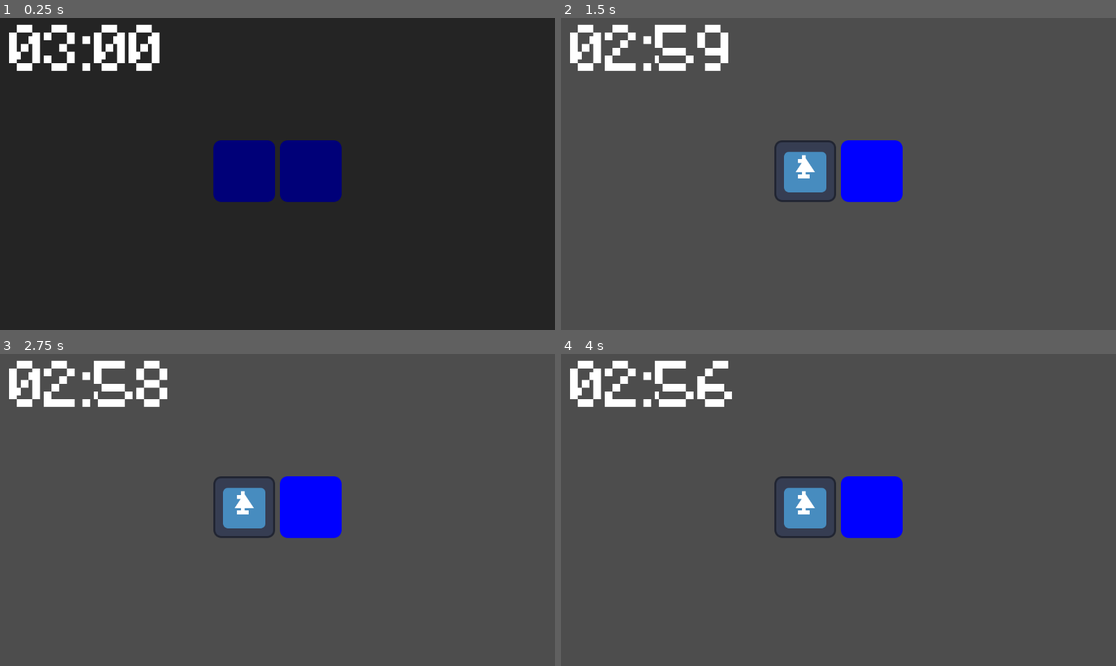
Above: before the commit, frames 1-4 (two rows, left to right).
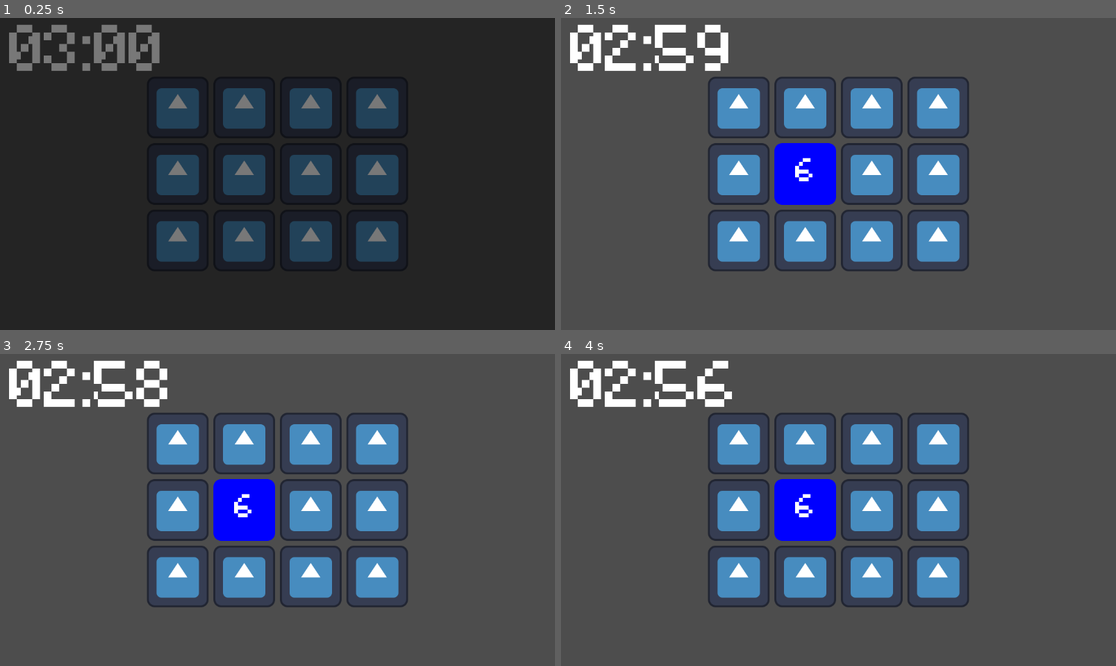
Above: after the commit, the same moments.

Repository: Estefano-Alfredo/Jogo-ASSARTE
Game: Godot game, scene res://Nos de Nivel/Nivel 2/nivel_2.tscn
Two runs of this game, one before a commit and one after it. Both use one fixed random seed, a clock stepped at 60 frames per second and the inputs below. This scene is started directly instead of the project's main scene. The engine's default icon, where the game draws it, is replaced by a stand-in: a white triangle on a blue panel in a dark square.
Inputs (mouse positions are in pixels of both pictures, inside the frame that each line leads up to):
- Up to frame 1 (0.25 s): no input
- Up to frame 2 (1.5 s): click (805, 170) at 0.52 s; click (805, 170) at 1.27 s
- Up to frame 3 (2.75 s): click (244, 506) at 2.02 s
- Up to frame 4 (4 s): tap Enter at 2.75 s; tap Space at 3.5 s

The runs differ from the first frame. In frame 1, 16% of the frame differs, in the area x 1-72%, y 2-79%; in frame 2, 17%, in the area x 26-74%, y 18-82%; in frame 3, 17%; in frame 4, 17%.

Commit message:
Cartas mais rapidas no nivel 2

Diff:
--- a/bio-geometria/bio-geometria/Nos de Nivel/Nivel 2/nivel_2.gd
+++ b/bio-geometria/bio-geometria/Nos de Nivel/Nivel 2/nivel_2.gd
@@ -32,8 +32,9 @@
 func _on_carta_teste() -> void:
 
 	var all_descendants = find_children("*", "Control", false, false)
-	await get_tree().create_timer(1.0).timeout
+
 	if Global.selecionado_1 != Global.selecionado_2:
+		await get_tree().create_timer(1.0).timeout
 		Global.erros_nivel_2 += 1
 		for node in all_descendants:
 			if node.correto == false:
@@ -45,6 +46,7 @@
 			if node.amostra:
 				node.correto = true
 		if acertos == count:
+			await get_tree().create_timer(1.0).timeout
 			anim.play("fade_in")
 			await anim.animation_finished
 			get_tree().change_scene_to_file("res://Nos de Nivel/Nivel 3/Nivel 3.tscn")
--- a/bio-geometria/bio-geometria/Nos de Nivel/Nivel 2/nivel_2.tscn
+++ b/bio-geometria/bio-geometria/Nos de Nivel/Nivel 2/nivel_2.tscn
@@ -28,7 +28,7 @@
 grow_vertical = 2
 theme_override_constants/h_separation = 10
 theme_override_constants/v_separation = 10
-columns = 3
+columns = 4
 script = ExtResource("1_vc3to")
 
 [node name="Nova carta" parent="GridContainer" instance=ExtResource("2_i26w3")]
@@ -37,8 +37,35 @@
 [node name="Nova carta2" parent="GridContainer" instance=ExtResource("2_i26w3")]
 layout_mode = 2
 
-[node name="Transicao" parent="." instance=ExtResource("3_i26w3")]
-layout_mode = 1
+[node name="Nova carta3" parent="GridContainer" instance=ExtResource("2_i26w3")]
+layout_mode = 2
+
+[node name="Nova carta4" parent="GridContainer" instance=ExtResource("2_i26w3")]
+layout_mode = 2
+
+[node name="Nova carta5" parent="GridContainer" instance=ExtResource("2_i26w3")]
+layout_mode = 2
+
+[node name="Nova carta6" parent="GridContainer" instance=ExtResource("2_i26w3")]
+layout_mode = 2
+
+[node name="Nova carta7" parent="GridContainer" instance=ExtResource("2_i26w3")]
+layout_mode = 2
+
+[node name="Nova carta8" parent="GridContainer" instance=ExtResource("2_i26w3")]
+layout_mode = 2
+
+[node name="Nova carta9" parent="GridContainer" instance=ExtResource("2_i26w3")]
+layout_mode = 2
+
+[node name="Nova carta10" parent="GridContainer" instance=ExtResource("2_i26w3")]
+layout_mode = 2
+
+[node name="Nova carta11" parent="GridContainer" instance=ExtResource("2_i26w3")]
+layout_mode = 2
+
+[node name="Nova carta12" parent="GridContainer" instance=ExtResource("2_i26w3")]
+layout_mode = 2
 
 [node name="Contador" parent="." instance=ExtResource("4_t2hph")]
 layout_mode = 0
@@ -48,5 +75,18 @@
 offset_bottom = 14.0
 tempo = 180
 
+[node name="Transicao" parent="." instance=ExtResource("3_i26w3")]
+layout_mode = 1
+
 [connection signal="teste" from="GridContainer/Nova carta" to="GridContainer" method="_on_carta_teste"]
 [connection signal="teste" from="GridContainer/Nova carta2" to="GridContainer" method="_on_carta_teste"]
+[connection signal="teste" from="GridContainer/Nova carta3" to="GridContainer" method="_on_carta_teste"]
+[connection signal="teste" from="GridContainer/Nova carta4" to="GridContainer" method="_on_carta_teste"]
+[connection signal="teste" from="GridContainer/Nova carta5" to="GridContainer" method="_on_carta_teste"]
+[connection signal="teste" from="GridContainer/Nova carta6" to="GridContainer" method="_on_carta_teste"]
+[connection signal="teste" from="GridContainer/Nova carta7" to="GridContainer" method="_on_carta_teste"]
+[connection signal="teste" from="GridContainer/Nova carta8" to="GridContainer" method="_on_carta_teste"]
+[connection signal="teste" from="GridContainer/Nova carta9" to="GridContainer" method="_on_carta_teste"]
+[connection signal="teste" from="GridContainer/Nova carta10" to="GridContainer" method="_on_carta_teste"]
+[connection signal="teste" from="GridContainer/Nova carta11" to="GridContainer" method="_on_carta_teste"]
+[connection signal="teste" from="GridContainer/Nova carta12" to="GridContainer" method="_on_carta_teste"]
--- a/bio-geometria/bio-geometria/Nos/nova_carta.tscn
+++ b/bio-geometria/bio-geometria/Nos/nova_carta.tscn
@@ -16,7 +16,7 @@
 "times": PackedFloat32Array(0),
 "transitions": PackedFloat32Array(1),
 "update": 0,
-"values": [Color(0, 0, 18.892157, 1)]
+"values": [Color(1, 1, 1, 1)]
 }
 tracks/1/type = "value"
 tracks/1/imported = false
@@ -81,7 +81,7 @@
 
 [sub_resource type="Animation" id="Animation_1ybui"]
 resource_name = "flip"
-length = 0.6
+length = 0.4
 tracks/0/type = "value"
 tracks/0/imported = false
 tracks/0/enabled = true
@@ -89,10 +89,10 @@
 tracks/0/interp = 0
 tracks/0/loop_wrap = true
 tracks/0/keys = {
-"times": PackedFloat32Array(0, 0.3),
+"times": PackedFloat32Array(0, 0.2),
 "transitions": PackedFloat32Array(1, 1),
 "update": 0,
-"values": [Color(0, 0, 18.892157, 1), Color(1, 1, 1, 1)]
+"values": [Color(1, 1, 1, 1), Color(0, 0, 18.892157, 1)]
 }
 tracks/1/type = "value"
 tracks/1/imported = false
@@ -101,7 +101,7 @@
 tracks/1/interp = 2
 tracks/1/loop_wrap = true
 tracks/1/keys = {
-"times": PackedFloat32Array(0, 0.15, 0.3, 0.45, 0.6),
+"times": PackedFloat32Array(0, 0.1, 0.2, 0.3, 0.4),
 "transitions": PackedFloat32Array(1, 1, 1, 1, 1),
 "update": 0,
 "values": [Vector2(1, 1), Vector2(1, 1), Vector2(0, 1), Vector2(1, 1), Vector2(1, 1)]
@@ -113,7 +113,7 @@
 tracks/2/interp = 2
 tracks/2/loop_wrap = true
 tracks/2/keys = {
-"times": PackedFloat32Array(0, 0.13333334, 0.45, 0.6),
+"times": PackedFloat32Array(0, 0.1, 0.3, 0.4),
 "transitions": PackedFloat32Array(1, 1, 1, 1),
 "update": 0,
 "values": [Vector2(64, 64), Vector2(64, 0), Vector2(64, 0), Vector2(64, 64)]
@@ -125,7 +125,7 @@
 tracks/3/interp = 0
 tracks/3/loop_wrap = true
 tracks/3/keys = {
-"times": PackedFloat32Array(0, 0.3),
+"times": PackedFloat32Array(0, 0.2),
 "transitions": PackedFloat32Array(1, 1),
 "update": 0,
 "values": [false, true]
@@ -137,7 +137,7 @@
 tracks/4/interp = 2
 tracks/4/loop_wrap = true
 tracks/4/keys = {
-"times": PackedFloat32Array(0.3, 0.45, 0.6),
+"times": PackedFloat32Array(0.2, 0.3, 0.4),
 "transitions": PackedFloat32Array(1, 1, 1),
 "update": 0,
 "values": [Vector2(64, -64), Vector2(0, -64), Vector2(0, 0)]
@@ -149,7 +149,7 @@
 tracks/5/interp = 2
 tracks/5/loop_wrap = true
 tracks/5/keys = {
-"times": PackedFloat32Array(0, 0.15, 0.3, 0.45, 0.6),
+"times": PackedFloat32Array(0, 0.1, 0.2, 0.3, 0.4),
 "transitions": PackedFloat32Array(1, 1, 1, 1, 1),
 "update": 0,
 "values": [Vector2(1, 1), Vector2(1, 1), Vector2(0, 1), Vector2(1, 1), Vector2(1, 1)]
@@ -180,7 +180,6 @@
 }
 
 [node name="Sprite2D" type="Sprite2D" parent="."]
-self_modulate = Color(0, 0, 18.892157, 1)
 position = Vector2(64, 64)
 texture = ExtResource("2_1l5cy")
 
@@ -206,7 +205,7 @@
 anchors_preset = -1
 anchor_right = 1.0
 anchor_bottom = 1.0
-offset_right = -0.00021362305
+offset_right = -0.00018310547
 offset_bottom = -0.00022888184
 grow_horizontal = 2
 grow_vertical = 2
